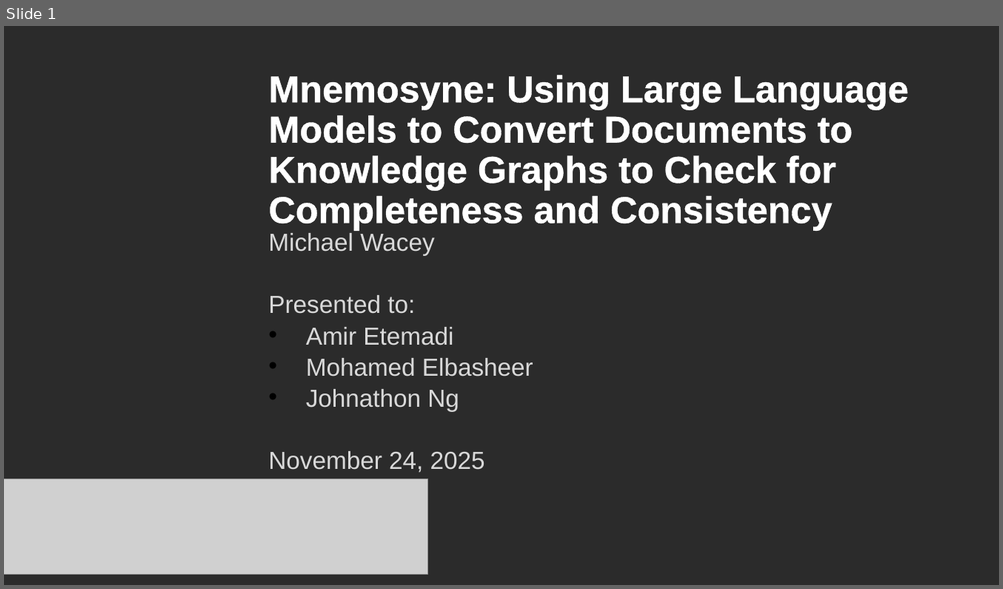
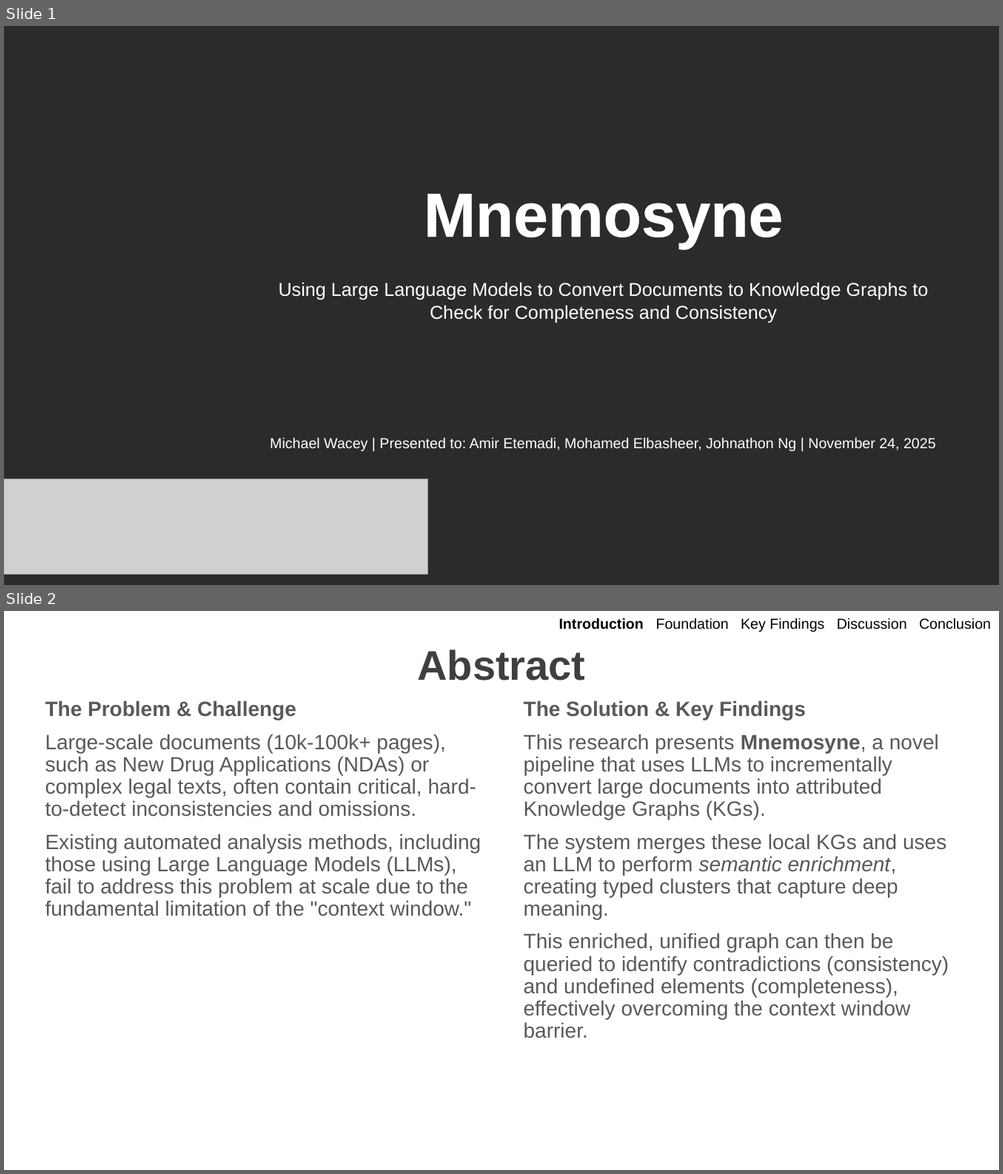
Before and after one commit to OwlSaver/GWU, a slide deck: Praxis/Defense/Wacey Praxis Defense.pptx. Shown one above the other, each under a label of ours: slide 1 before the commit, slides 1 and 2 after it. The pictures are 1003x589 and 1003x1174 pixels, drawn with LibreOffice and Linux fonts; fonts in the diff are those of the drawing; grey boxes stand for pictures; background and template pictures are left out; a plain dark background stands for a picture behind light text. Boxes give left, top, right and bottom in pixels: in the first picture for what was removed or moved away, otherwise in the second. Text is boxed around its words. In the diff, an @@ line names an element or a change of style, - is before the commit and + after.

```diff
--- a/Praxis/Defense/Wacey Praxis Defense.pptx
+++ b/Praxis/Defense/Wacey Praxis Defense.pptx
@@ slide 2 added at [4,611,999,1170], background picture (left out) @@
@@ text added at [559,618,990,632], 14 pt, text #000000 @@
+Introduction Foundation Key Findings Discussion Conclusion
@@ title added at [417,649,585,681], 40 pt, text #3F3F3F, bold @@
+Abstract
@@ text added at [45,701,481,917], 20 pt, text #595959 @@
+The Problem & Challenge
+Large-scale documents (10k-100k+ pages), such as New Drug Applications (NDAs) or complex legal texts, often contain critical, hard-to-detect inconsistencies and omissions.
+Existing automated analysis methods, including those using Large Language Models (LLMs), fail to address this problem at scale due to the fundamental limitation of the "context window."
@@ text added at [523,701,948,1039], 20 pt, text #595959 @@
+The Solution & Key Findings
+This research presents Mnemosyne, a novel pipeline that uses LLMs to incrementally convert large documents into attributed Knowledge Graphs (KGs).
+The system merges these local KGs and uses an LLM to perform semantic enrichment, creating typed clusters that capture deep meaning.
+This enriched, unified graph can then be queried to identify contradictions (consistency) and undefined elements (completeness), effectively overcoming the context window barrier.
@@ slide 1 changed as well @@
@@ title at [424,194,782,248]: text changed; size 36 to 60 pt @@
-Mnemosyne: Using Large Language Models to Convert Documents to
-Knowledge Graphs to Check for Completeness and Consistency
+Mnemosyne
@@ text added at [279,282,928,323], 18 pt, text #FFFFFF @@
+Using Large Language Models to Convert Documents to Knowledge Graphs to Check for Completeness and Consistency
@@ text at [270,437,936,452]: text changed; size 23.8 to 14 pt; text colour #D9D9D9 to #FFFFFF @@
-Michael Wacey
-Presented to:
-• Amir Etemadi
-• Mohamed Elbasheer
-• Johnathon Ng
-November 24, 2025
+Michael Wacey | Presented to: Amir Etemadi, Mohamed Elbasheer, Johnathon Ng | November 24, 2025
```
Also in this commit, not shown: 7 other slides changed, 18 other slides added, 4 slides removed, 1 other file.
